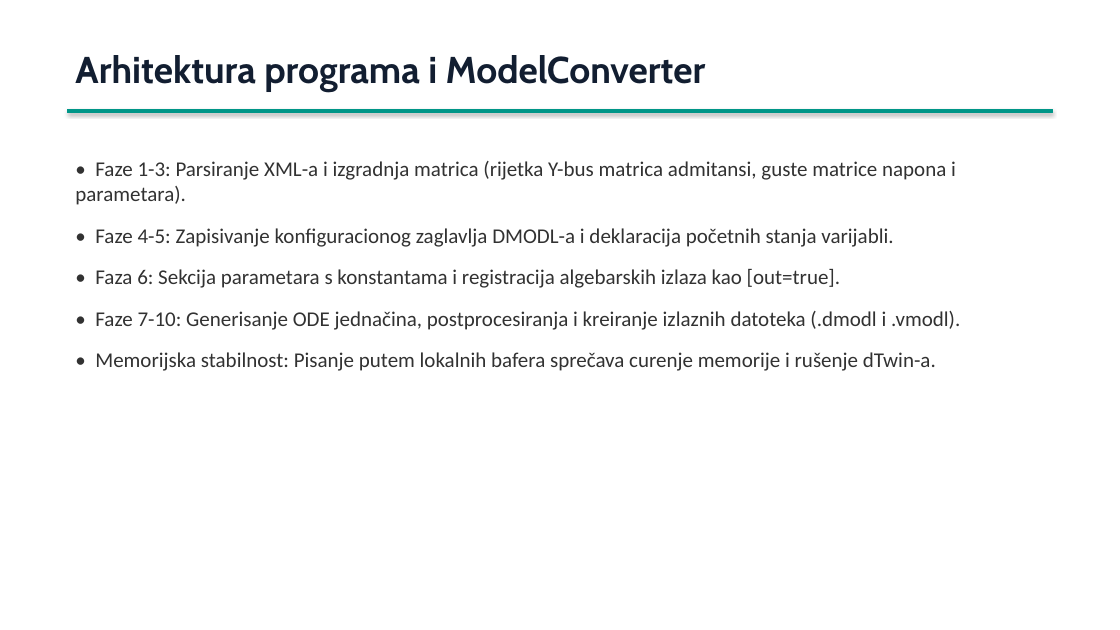
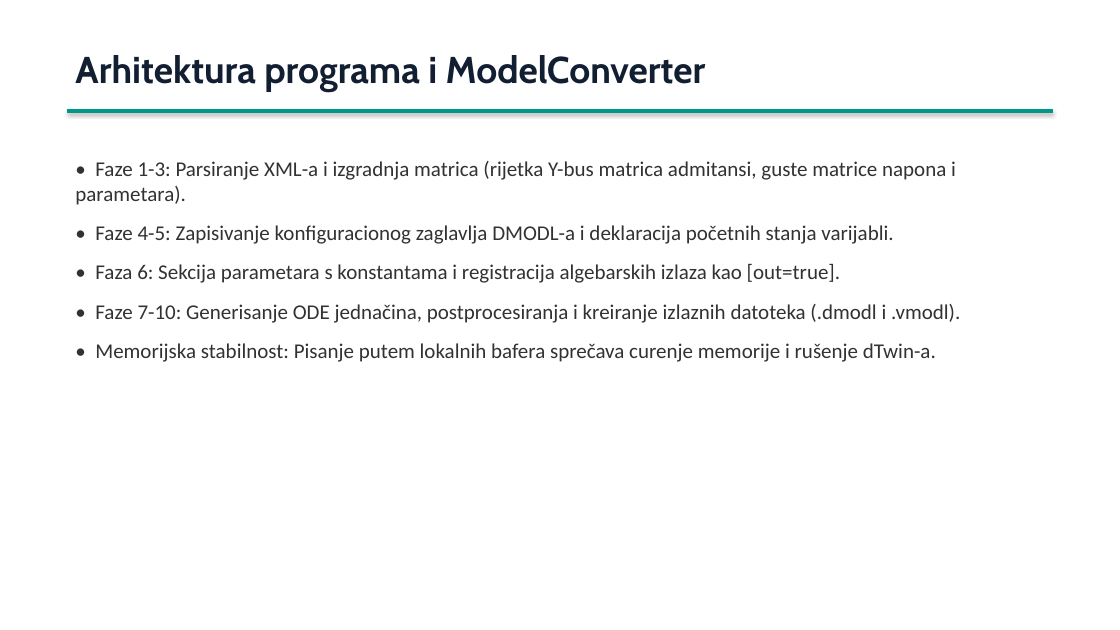
Before and after one commit to abudabiduba/SREES_2026_Gilic_VDFIG, a slide deck: slide 4 of presentation/DFIG_Presentation.pptx. Drawn at 1120x630 pixels with LibreOffice and Linux fonts; fonts in the diff are those of the drawing. Boxes give left, top, right and bottom in pixels: in the first picture for what was removed or moved away, otherwise in the second. Text is boxed around its words. In the diff, an @@ line names an element or a change of style, - is before the commit and + after.

```diff
--- a/presentation/DFIG_Presentation.pptx
+++ b/presentation/DFIG_Presentation.pptx
@@ text "• Faze 1-3: Parsiranje XML-a ..." at bbox=[75, 161, 960, 362]: less space between paragraphs @@
```
Also in this commit, not shown: 6 other slides changed, 2 slides added.
